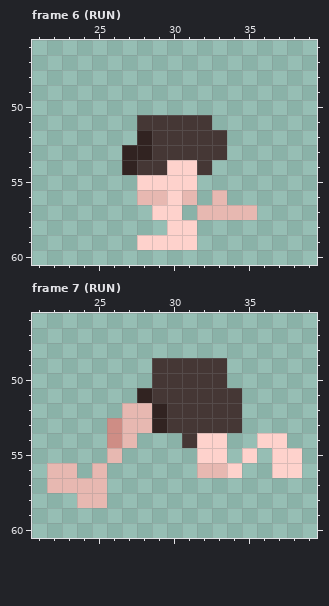
One commit to this pixel-art file: img/legs.aseprite. That is the earlier state.
64x64 pixels, 13 frames. Colours within 5 levels of each other are drawn and written as one. Shown: frame 6 (RUN): x 21..39, y 46..60; frame 7 (RUN): x 21..39, y 46..60. The commit also changed other frames, which this record leaves out.
After the commit:
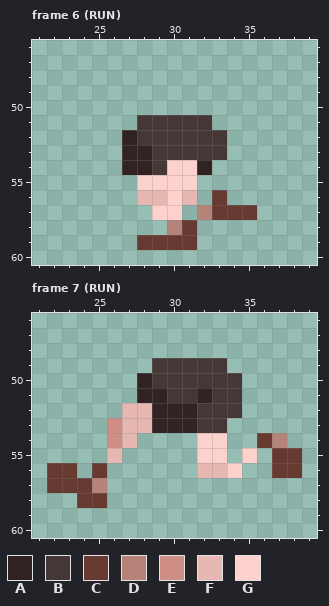
Palette (. is transparent): A #312321  B #453735  C #663931  D #b68379  E #ce8d85  F #e7b8b1  G #fed2cc
What changed:
Frame 6 (RUN), layer "Layer 1":
Colour A is added in row 52 at x 27.
Colour A replaces colour B in row 54 at x 28 and 32.
Colour B replaces colour A in row 52 at x 28.
Colour C replaces colour F in row 56 at x 33; in row 57 at x 33 to 35.
Colour C replaces colour G in row 58 at x 31; in row 59 at x 28 to 31.
Colour D replaces colour F in row 57 at x 32.
Colour D replaces colour G in row 58 at x 30.
Frame 7 (RUN), layer "Layer 1":
Colour A is added in row 50 at x 28.
Colour A replaces colour B in row 51 at x 29 and 32; in rows 52 to 53 at x 30 to 31.
Colour B is added in row 50 at x 34.
Colour C replaces colour F in row 56 at x 22 to 23 and 25; in row 57 at x 22 to 24; in row 58 at x 24 to 25.
Colour C replaces colour G in row 54 at x 36; in rows 55 to 56 at x 37 to 38.
Colour D replaces colour F in row 57 at x 25.
Colour D replaces colour G in row 54 at x 37.
Colour B is gone in row 53 at x 34; in row 54 at x 31.
Pixel boxes of the changes (left, top, right, bottom) in both pictures:
changed: (122, 130, 257, 250)
changed: (137, 373, 302, 478)
changed: (47, 463, 107, 508)
